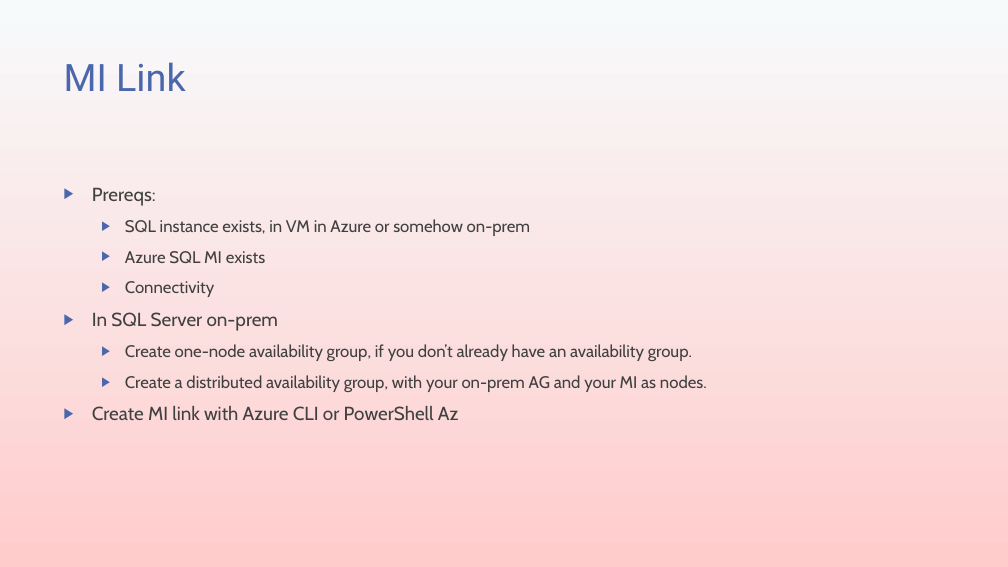
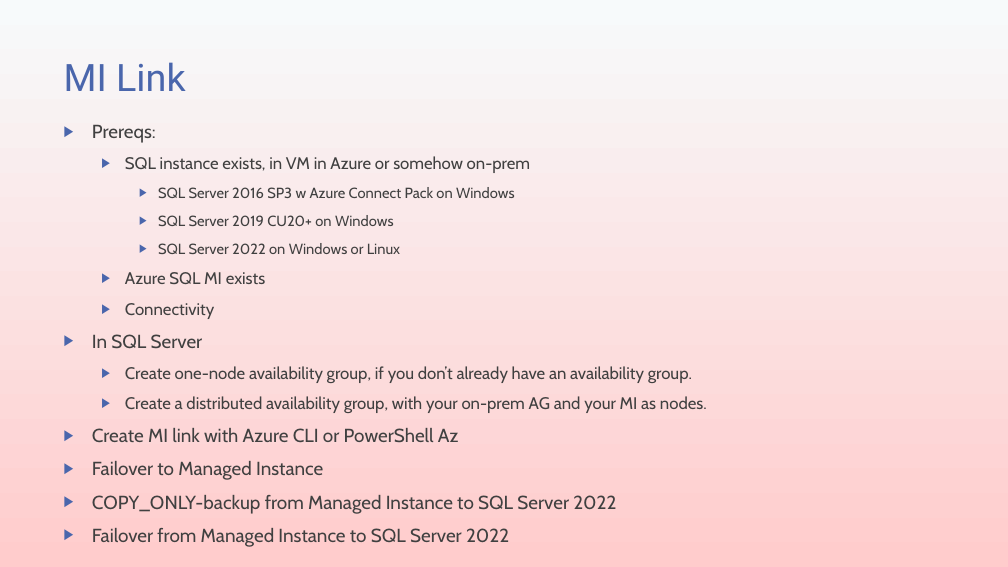
Before and after one commit to transmokopter/Presentations, a slide deck: slide 7 of sql-server-2022/sql-server-2022.pptx. Drawn at 1008x567 pixels with LibreOffice and Linux fonts; fonts in the diff are those of the drawing; background and template pictures are left out. Boxes give left, top, right and bottom in pixels: in the first picture for what was removed or moved away, otherwise in the second. Text is boxed around its words. In the diff, an @@ line names an element or a change of style, - is before the commit and + after.

```diff
--- a/sql-server-2022/sql-server-2022.pptx
+++ b/sql-server-2022/sql-server-2022.pptx
@@ text "Prereqs:": place and size @@
-text "Prereqs:" at [92, 187, 707, 421]
+text "Prereqs:" at [92, 124, 707, 547]
@@ text at [158, 187, 515, 254]: paragraphs added @@
+    ▶ SQL Server 2016 SP3 w Azure Connect Pack on Windows
+    ▶ SQL Server 2019 CU20+ on Windows
+    ▶ SQL Server 2022 on Windows or Linux
@@ text at [92, 334, 203, 349]: text changed @@
-▶ In SQL Server on-prem
+▶ In SQL Server
@@ text at [92, 461, 616, 547]: paragraphs added @@
+▶ Failover to Managed Instance
+▶ COPY_ONLY-backup from Managed Instance to SQL Server 2022
+▶ Failover from Managed Instance to SQL Server 2022
```
Also in this commit, not shown: 1 other slide changed, 1 slide added, 1 slide removed, 2 other files.
